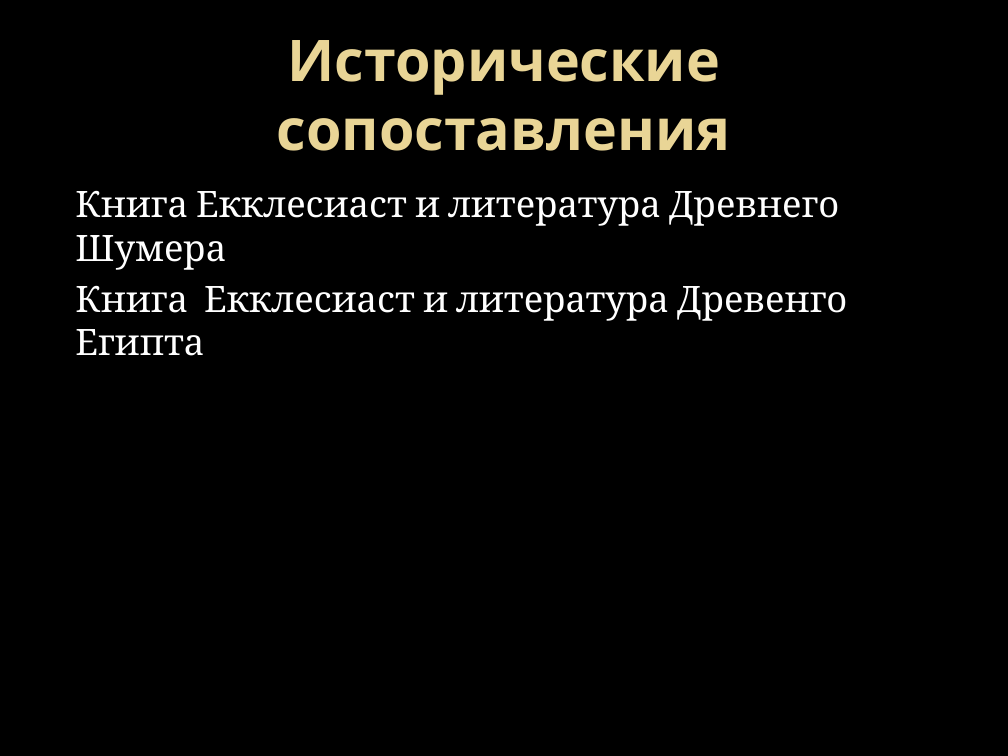
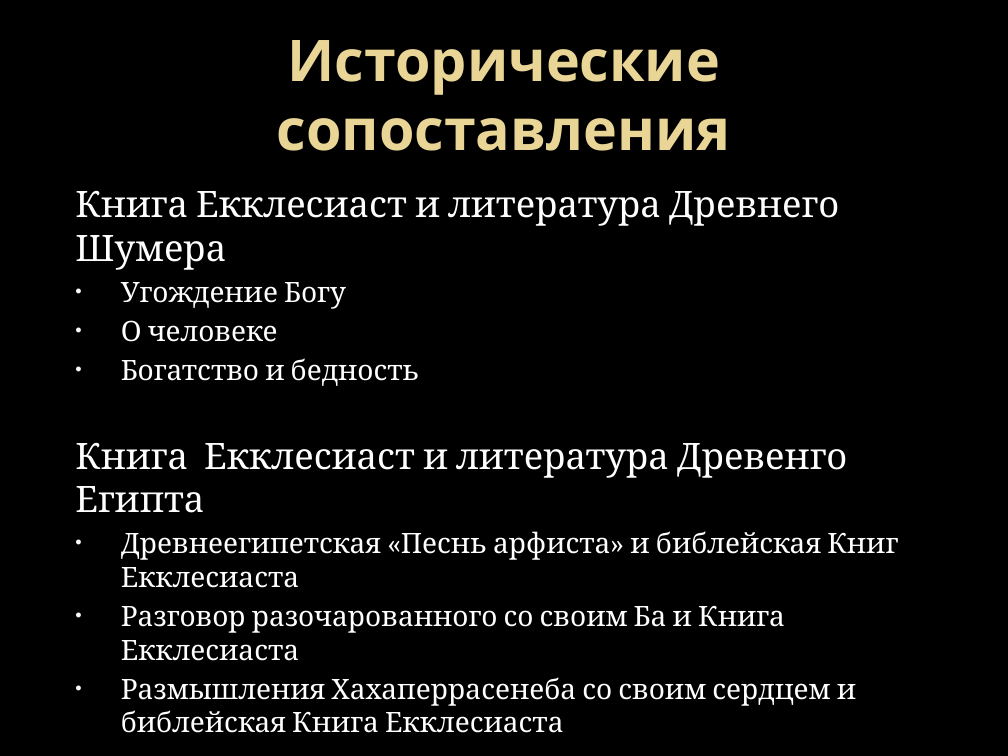
Before and after one commit to weerci/seminar, a slide deck: slide 10 of Диплом/Презентация/Томская духовная семинария.pptx (slide 9 before the commit). Drawn at 1008x756 pixels with LibreOffice and Linux fonts; fonts in the diff are those of the drawing; background and template pictures are left out. Boxes give left, top, right and bottom in pixels: in the first picture for what was removed or moved away, otherwise in the second. Text is boxed around its words. In the diff, an @@ line names an element or a change of style, - is before the commit and + after.

```diff
--- a/Диплом/Презентация/Томская духовная семинария.pptx
+++ b/Диплом/Презентация/Томская духовная семинария.pptx
@@ text at (121, 282, 420, 386): paragraphs added @@
+• Угождение Богу
+• О человеке
+• Богатство и бедность
@@ text at (121, 531, 898, 733): paragraphs added @@
+• Древнеегипетская «Песнь арфиста» и библейская Книг Екклесиаста
+• Разговор разочарованного со своим Ба и Книга Екклесиаста
+• Размышления Хахаперрасенеба со своим сердцем и библейская Книга Екклесиаста
```
Also in this commit, not shown: 3 other slides changed, 1 slide added, 2 other files.
